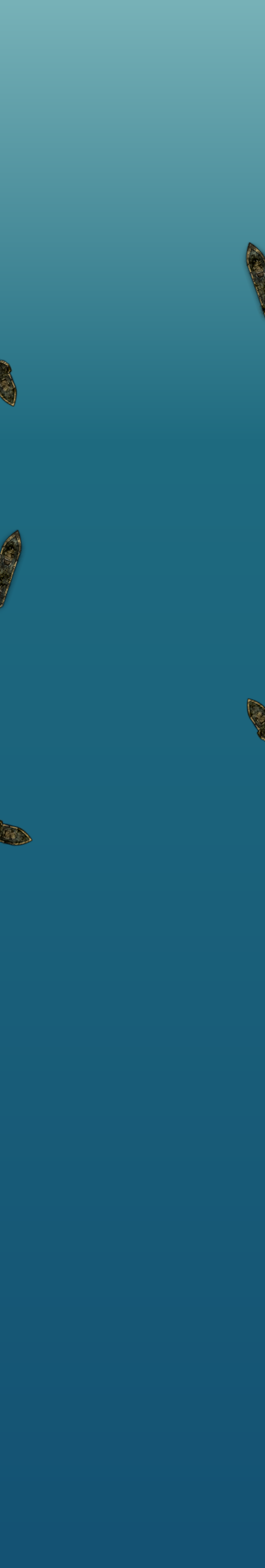
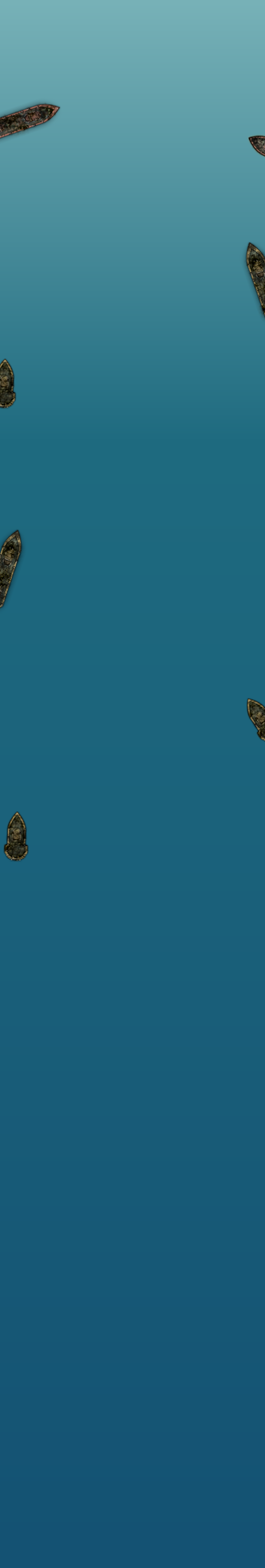
Revision of a layered 265x1568 image; what changed, layer by layer:
painted on "ship_small_body_destroyed" (1st of 3, in "wrecks") over [0, 810, 34, 863]
added layer "ship_small_body_b_destroyed" in group "wrecks" over [246, 134, 265, 159]
added layer "ship_medium_body_b_destroyed" in group "wrecks" over [0, 98, 62, 145]
painted on "ship_small_body_destroyed" (3rd of 3, in "wrecks") over [0, 357, 19, 410]